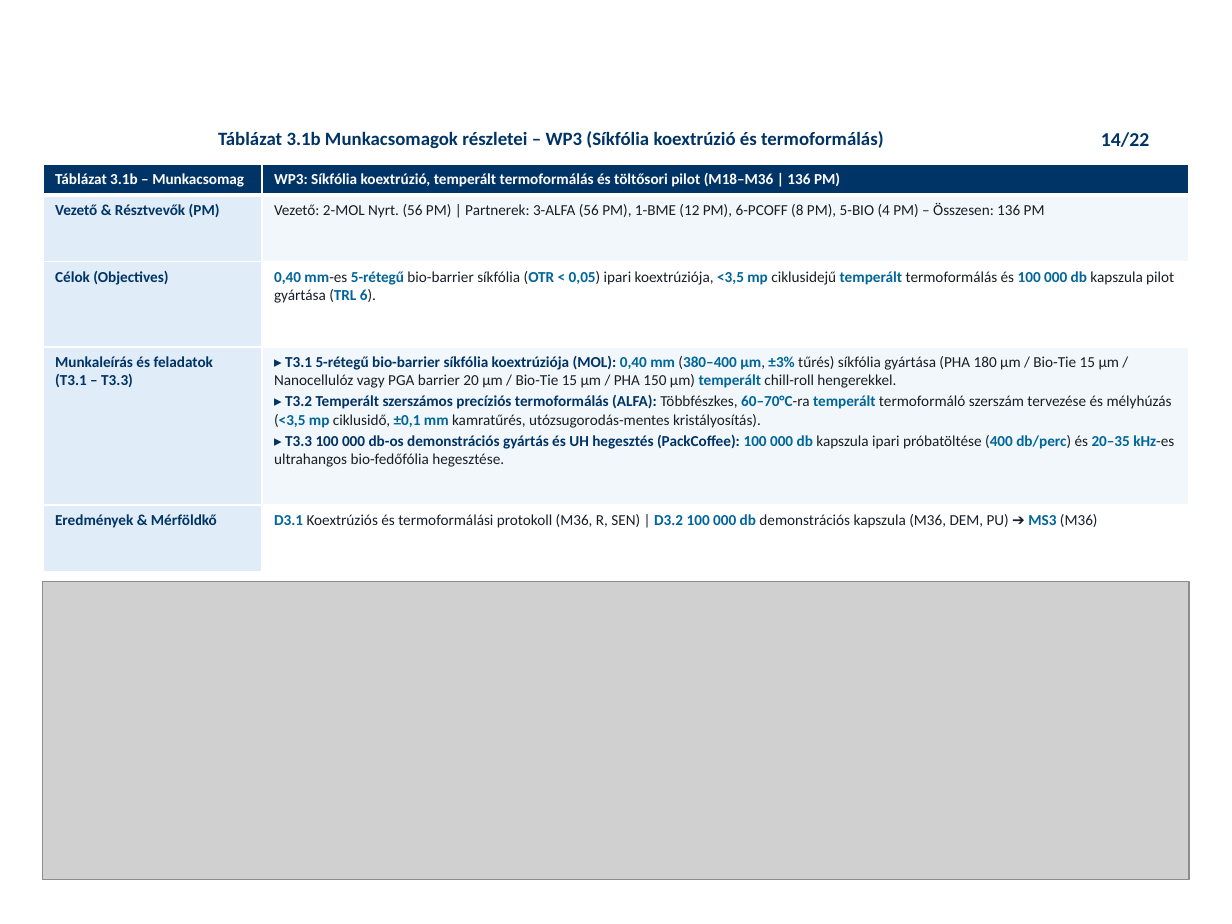
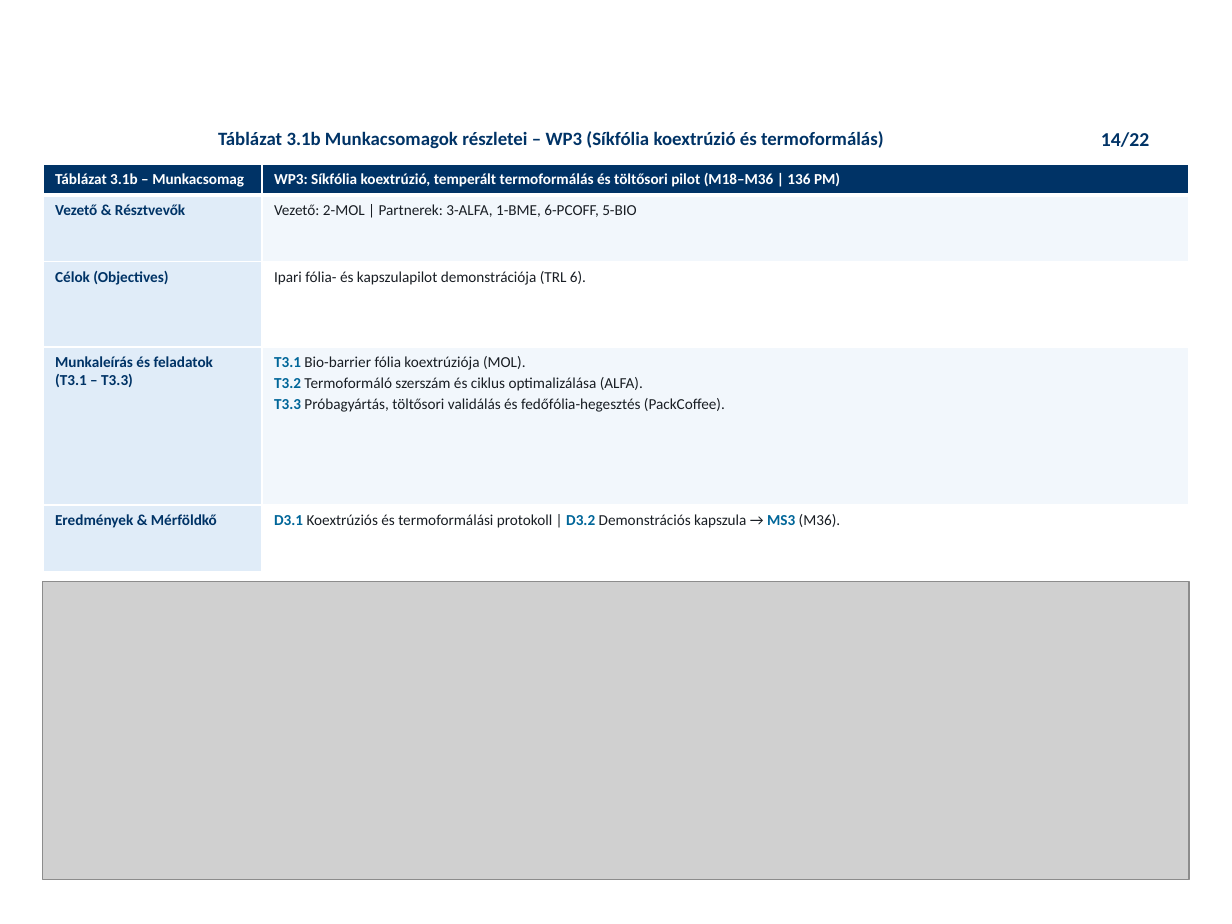
Before and after one commit to RMarci44/Fenntarthato-hulladek-projekt, a slide deck: slide 14 of PHACK_Prezentacio_Vegleges.pptx. Drawn at 1232x924 pixels with LibreOffice and Linux fonts; fonts in the diff are those of the drawing; grey boxes stand for pictures; background and template pictures are left out. Boxes give left, top, right and bottom in pixels: in the first picture for what was removed or moved away, otherwise in the second. Text is boxed around its words. In the diff, an @@ line names an element or a change of style, - is before the commit and + after.

```diff
--- a/PHACK_Prezentacio_Vegleges.pptx
+++ b/PHACK_Prezentacio_Vegleges.pptx
@@ table at <box>43,164,1190,572</box> @@
-row 2, column 1: Vezető & Résztvevők (PM)
+row 2, column 1: Vezető & Résztvevők
-row 2, column 2: Vezető: 2-MOL Nyrt. (56 PM) | Partnerek: 3-ALFA (56 PM), 1-BME (12 PM), 6-PCOFF (8 PM), 5-BIO (4 PM) – Összesen: 136 PM
+row 2, column 2: Vezető: 2-MOL | Partnerek: 3-ALFA, 1-BME, 6-PCOFF, 5-BIO
-row 3, column 2: 0,40 mm-es 5-rétegű bio-barrier síkfólia (OTR < 0,05) ipari koextrúziója, <3,5 mp ciklusidejű temperált termoformálás és 100 000 db kapszula pilot gyártása (TRL 6).
+row 3, column 2: Ipari fólia- és kapszulapilot demonstrációja (TRL 6).
-row 4, column 2: ▸ T3.1 5-rétegű bio-barrier síkfólia koextrúziója (MOL): 0,40 mm (380–400 µm, ±3% tűrés) síkfólia gyártása (PHA 180 µm / Bio-Tie 15 µm / Nanocellulóz vagy PGA barrier 20 µm / Bio-Tie 15 µm / PHA 150 µm) temperált chill-roll hengerekkel. / ▸ T3.2 Temperált szerszámos precíziós termoformálás (ALFA): Többfészkes, 60–70°C-ra temperált termoformáló szerszám tervezése és mélyhúzás (<3,5 mp ciklusidő, ±0,1 mm kamratűrés, utózsugorodás-mentes kristályosítás). / ▸ T3.3 100 000 db-os demonstrációs gyártás és UH hegesztés (PackCoffee): 100 000 db kapszula ipari próbatöltése (400 db/perc) és 20–35 kHz-es ultrahangos bio-fedőfólia hegesztése.
+row 4, column 2: T3.1 Bio-barrier fólia koextrúziója (MOL). / T3.2 Termoformáló szerszám és ciklus optimalizálása (ALFA). / T3.3 Próbagyártás, töltősori validálás és fedőfólia-hegesztés (PackCoffee).
-row 5, column 2: D3.1 Koextrúziós és termoformálási protokoll (M36, R, SEN) | D3.2 100 000 db demonstrációs kapszula (M36, DEM, PU) ➔ MS3 (M36)
+row 5, column 2: D3.1 Koextrúziós és termoformálási protokoll | D3.2 Demonstrációs kapszula → MS3 (M36).
@@ borders changed @@
```
Also in this commit, not shown: 3 other slides changed, 4 other files.
